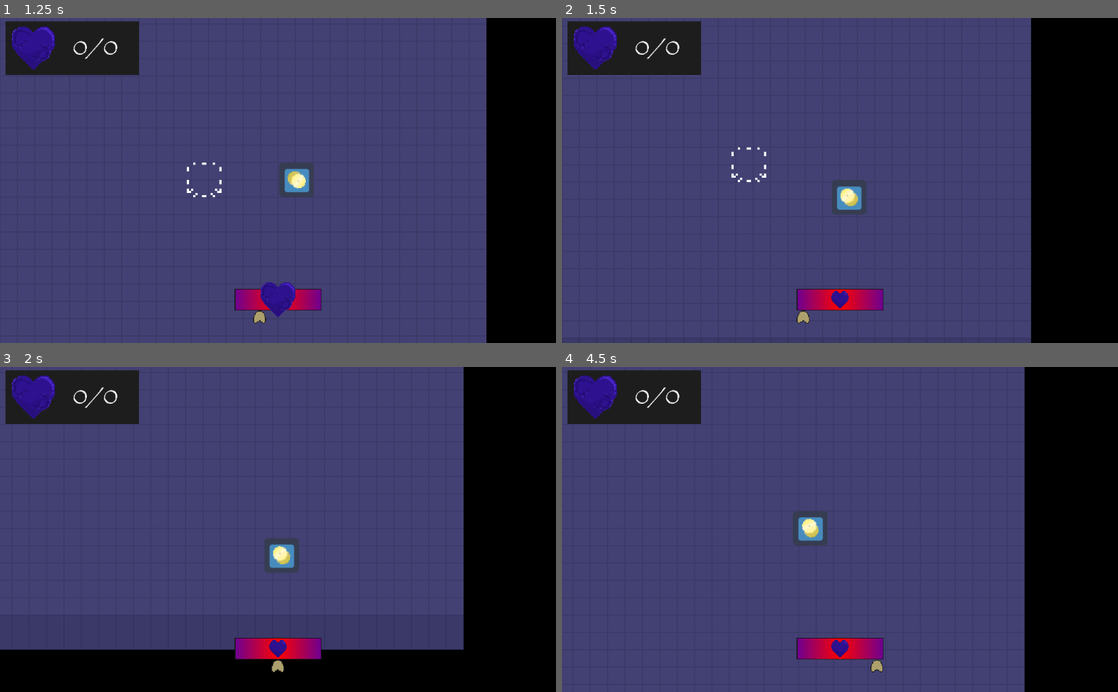
Above: before the commit, frames 1-4 (two rows, left to right).
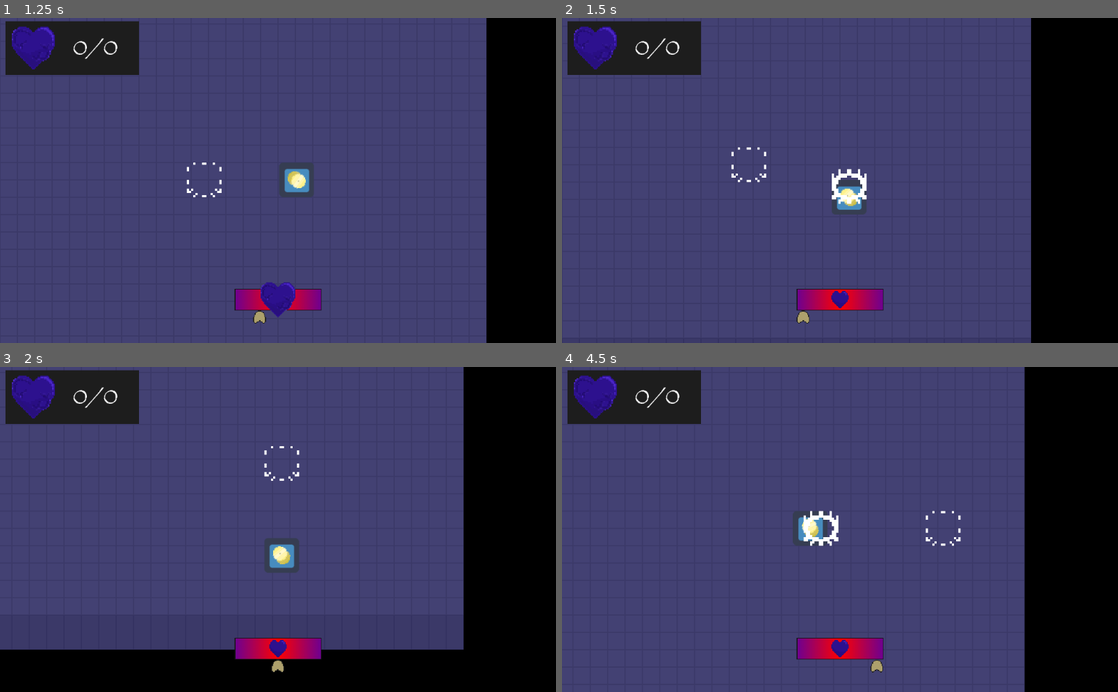
Above: after the commit, the same moments.

Repository: ColdCalzone/GWJ-30
Game: Godot game, scene res://singletons/Game.tscn
The game is run twice, just before and just after one commit, with the same random seed, the same clock (stepped at 60 frames per second) and the same inputs. The project has no main scene, so this scene is started directly. The engine's default icon, where the game draws it, is replaced by a stand-in: a white triangle on a blue panel in a dark square.
Inputs (mouse positions are in pixels of both pictures, inside the frame that each line leads up to):
- Up to frame 1 (1.25 s): tap Enter (ui_accept) at 0.5, 0.77 s; move the mouse to (400, 164) at 0.52 s; hold D (move_right) from 0.53 s (still down); click (400, 164) at 0.67 s
- Up to frame 2 (1.5 s): move the mouse to (728, 196) at 1.27 s; release D (move_right) at 1.28 s; hold S (move_down) from 1.28 s (still down); click (728, 196) at 1.42 s
- Up to frame 3 (2 s): keep holding S (move_down); tap Enter (ui_accept) at 1.52 s
- Up to frame 4 (4.5 s): move the mouse to (895, 458) at 2.02 s; release S (move_down) at 2.03 s; hold D (move_right) 2.03-2.78 s; click (895, 458) at 2.17 s; move the mouse to (812, 594) at 2.77 s; hold W (move_up) 2.78-3.53 s; click (812, 594) at 2.92 s; tap Enter (ui_accept) at 3.02, 3.77 s; move the mouse to (1006, 578) at 3.52 s; hold A (move_left) from 3.53 s (still down); click (1006, 578) at 3.67 s; move the mouse to (673, 480) at 4.27 s; click (673, 480) at 4.42 s

Frame 1 is identical in both runs. In frame 2, 0.3% of the frame differs, in the area x 48-55%, y 46-58%; in frame 3, less than 0.1%; in frame 4, 0.4%, in the area x 43-72%, y 44-56%.

Commit message:
Reworks to damage dealt

Diff:
--- a/objects/Weapon.gd
+++ b/objects/Weapon.gd
@@ -9,6 +9,8 @@
 onready var anchor := $Anchor
 onready var sprite := $Anchor/Sprite
 onready var timer := $Timer
+onready var cooldown_timer := $Cooldown
+onready var reset_timer := $ResetTimer
 
 var weapon_data : Dictionary
 var handler # I HATE DYNAMIC BUT I HATE DUMB ERRORS MORE
@@ -28,8 +30,8 @@
 
 
 func use() -> void:
-	if !timer.time_left:
-		timer.start()
+	if !cooldown_timer.time_left:
+		cooldown_timer.start()
 		animation()
 		attack()
 
@@ -67,5 +69,10 @@
 
 
 
-func _on_AnimationPlayer_animation_finished(anim_name):
+func _on_AnimationPlayer_animation_finished(_anim_name: String) -> void:
 	reset_animation()
+
+
+
+func _on_ResetTimer_timeout() -> void:
+	timer.start()
--- a/objects/Weapon.tscn
+++ b/objects/Weapon.tscn
@@ -45,4 +45,13 @@
 
 [node name="Timer" type="Timer" parent="."]
 one_shot = true
+
+[node name="Cooldown" type="Timer" parent="."]
+wait_time = 0.4
+one_shot = true
+
+[node name="ResetTimer" type="Timer" parent="."]
+wait_time = 0.1
+one_shot = true
 [connection signal="animation_finished" from="AnimationPlayer" to="." method="_on_AnimationPlayer_animation_finished"]
+[connection signal="timeout" from="ResetTimer" to="." method="_on_ResetTimer_timeout"]
--- a/objects/attacks/Attack.gd
+++ b/objects/attacks/Attack.gd
@@ -5,6 +5,7 @@
 
 var attacker : Entity
 var attacked : Array
+var on_beat : bool
 
 
 
@@ -19,10 +20,13 @@
 		var final_damage := attacker.attack_damage
 		var weapon := attacker.weapon
 
-		if attacker.is_in_group("player") && Heartbeat.is_in_range() && !weapon.timer.time_left:
+		if attacker.is_in_group("player") && on_beat && !weapon.timer.time_left:
+			print("lmao")
 			final_damage += weapon.weapon_data.get("damage")
 		elif attacker.is_in_group("enemy"):
 			final_damage += weapon.weapon_data.get("damage")
 
+		weapon.reset_timer.start()
+
 		victim.damage(final_damage)
 		attacked.append(victim)
--- a/singletons/CombatManager.gd
+++ b/singletons/CombatManager.gd
@@ -34,6 +34,7 @@
 	var attack_instance := attack_packed.instance()
 	add_child(attack_instance)
 
+	attack_instance.on_beat = Heartbeat.is_in_range()
 	attack_instance.attacker = attacker
 	attack_instance.attack(parameters)
 
